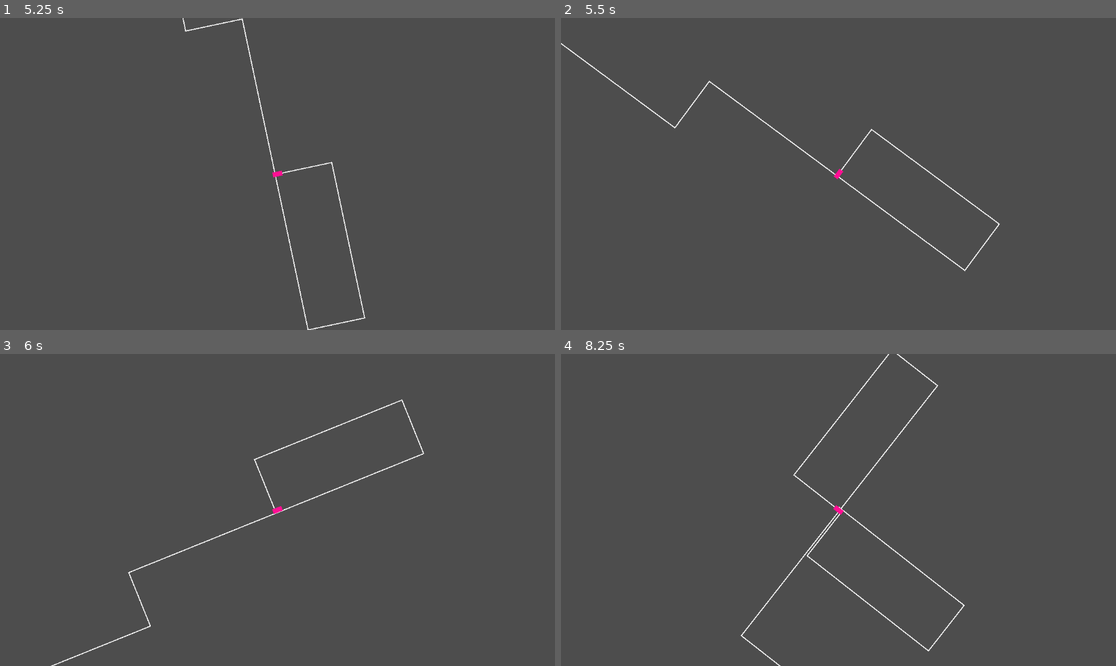
Above: before the commit, frames 1-4 (two rows, left to right).
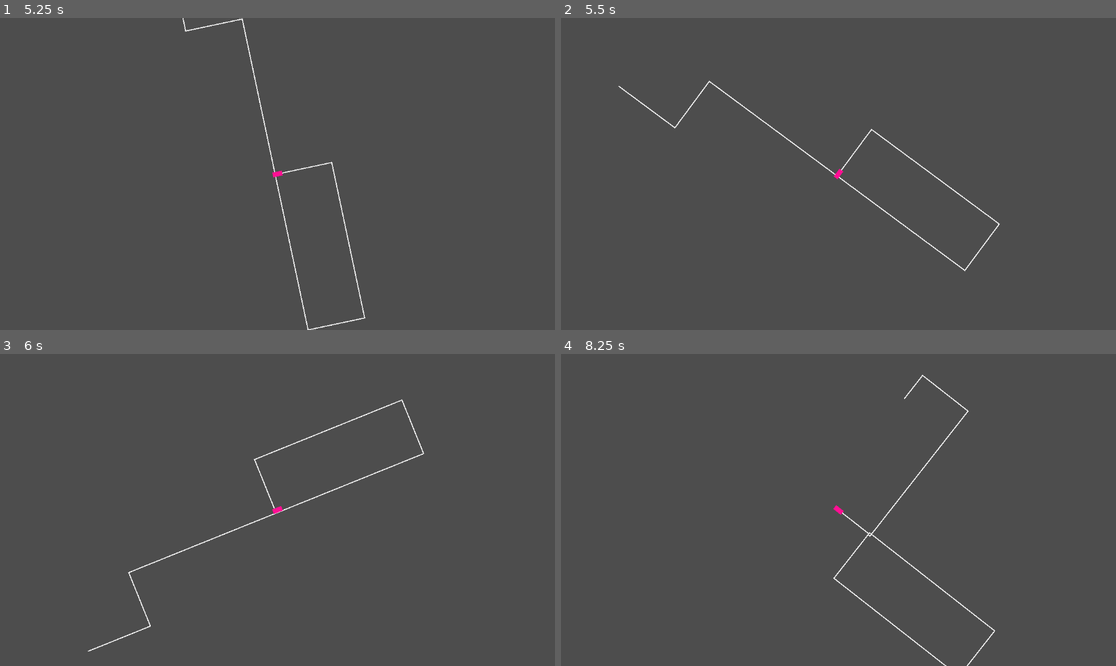
Above: after the commit, the same moments.

Repository: MaxMorfiX/GDTron
Game: Godot game, scene res://map.tscn
Same seed, same stepped clock (60 frames per second), same inputs: the game is played once before the commit and once after it.
Inputs:
- Up to frame 1 (5.25 s): tap Enter at 0.5 s; tap K (r2) at 0.6, 1.55, 2.3, 3.05, 3.8, 4.55, 5.1 s; tap S (l1) at 1.35 s; tap D (l2) at 2.1 s; tap F (l3) at 2.85 s; tap Left (l4) at 3.6 s; tap J (r1) at 4.35 s
- Up to frame 2 (5.5 s): no input
- Up to frame 3 (6 s): tap L (r3) at 5.85 s
- Up to frame 4 (8.25 s): tap K (r2) at 6.05, 6.8, 7.35 s; tap Right (r4) at 6.6 s; tap S (l1) at 8.1 s

Frame 1 is identical in both runs. In frame 2, less than 0.1% of the frame differs, in the area x 0-11%, y 8-23%; in frame 3, less than 0.1%; in frame 4, 1.3%, in the area x 32-79%, y 0-100%.

Commit message:
made the trail dissapear behind the cycle

Diff:
--- a/cycle/trail.gd
+++ b/cycle/trail.gd
@@ -5,6 +5,9 @@
 
 var last_rotation = 0
 var shapes: Array[CollisionShape2D] = []
+var max_length: float = 1500
+
+var length: float = 0
 
 func _ready() -> void:
 	width = 2
@@ -17,13 +20,14 @@
 
 	if rot == last_rotation and p_size > 1:
 		var diff := pos - points[p_size-1]
+		var diffl = diff.length()
 
 		points[p_size-1] = pos
 
-		print(diff.length())
+		shapes[p_size-2].shape.size.y += diffl
+		shapes[p_size-2].position += diff/2
 
-		shapes[p_size-2].shape.size.y += diff.length()
-		shapes[p_size-2].position += diff/2
+		handle_length(diffl)
 
 		return
 
@@ -38,12 +42,49 @@
 
 	var p1 := points[points.size() - 2]
 	var p2 := pos
-	var diff = p2-p1
+	var diff := p2-p1
+	var diffl := diff.length()
+
+	handle_length(diffl)
 
 	var shape := CollisionShape2D.new()
 	shape.shape = RectangleShape2D.new()
-	shape.shape.size = Vector2(diff.length(), 0.1)
+	shape.shape.size = Vector2(diffl, 0.1)
 	shape.position = p1 + diff/2
 	shape.rotation = rot
 	body.add_child(shape)
 	shapes.push_back(shape)
+
+func handle_length(add_value: float = 0) -> void:
+
+	length += add_value
+	#print("l: ", length)
+	if length < max_length: return
+
+	var shorten_amount := length - max_length
+	var vec2 := points[1] - points[0]
+	var l = vec2.length()
+	#print("p1: ", points[1], "p2: ", points[2])
+	#print("l: ", l, ", shorten_amount: ", shorten_amount, "vec2: ", vec2)
+	if l <= shorten_amount or shapes[0].shape.size.y <= shorten_amount: #very bad workaround that has to be implemented
+		remove_point(0)
+
+		length -= l
+
+		shapes[0].queue_free()
+		shapes.remove_at(0)
+
+		handle_length()
+		return
+
+	#print("moving toward; initial: ", points[0])
+	points[0] = points[0].move_toward(points[1], shorten_amount)
+	length -= shorten_amount
+	if shapes[0].shape.size.y - shorten_amount < 0:
+		print(shapes[0].shape.size.y)
+
+	shapes[0].shape.size.y -= shorten_amount
+	shapes[0].position -= (points[0]-points[1]).normalized()*shorten_amount
+
+
+	#print("moving toward; after: ", points[0])
